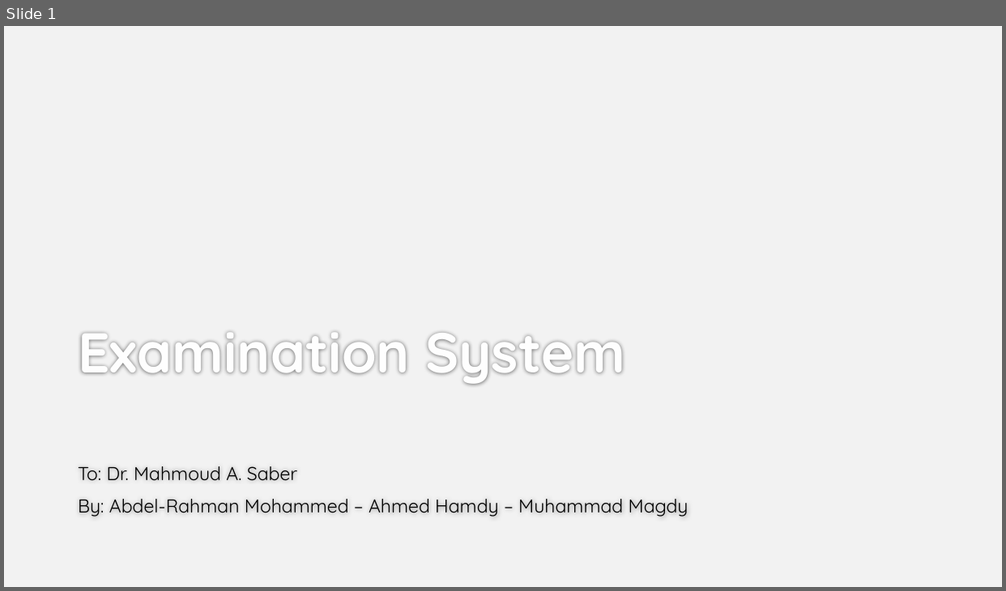
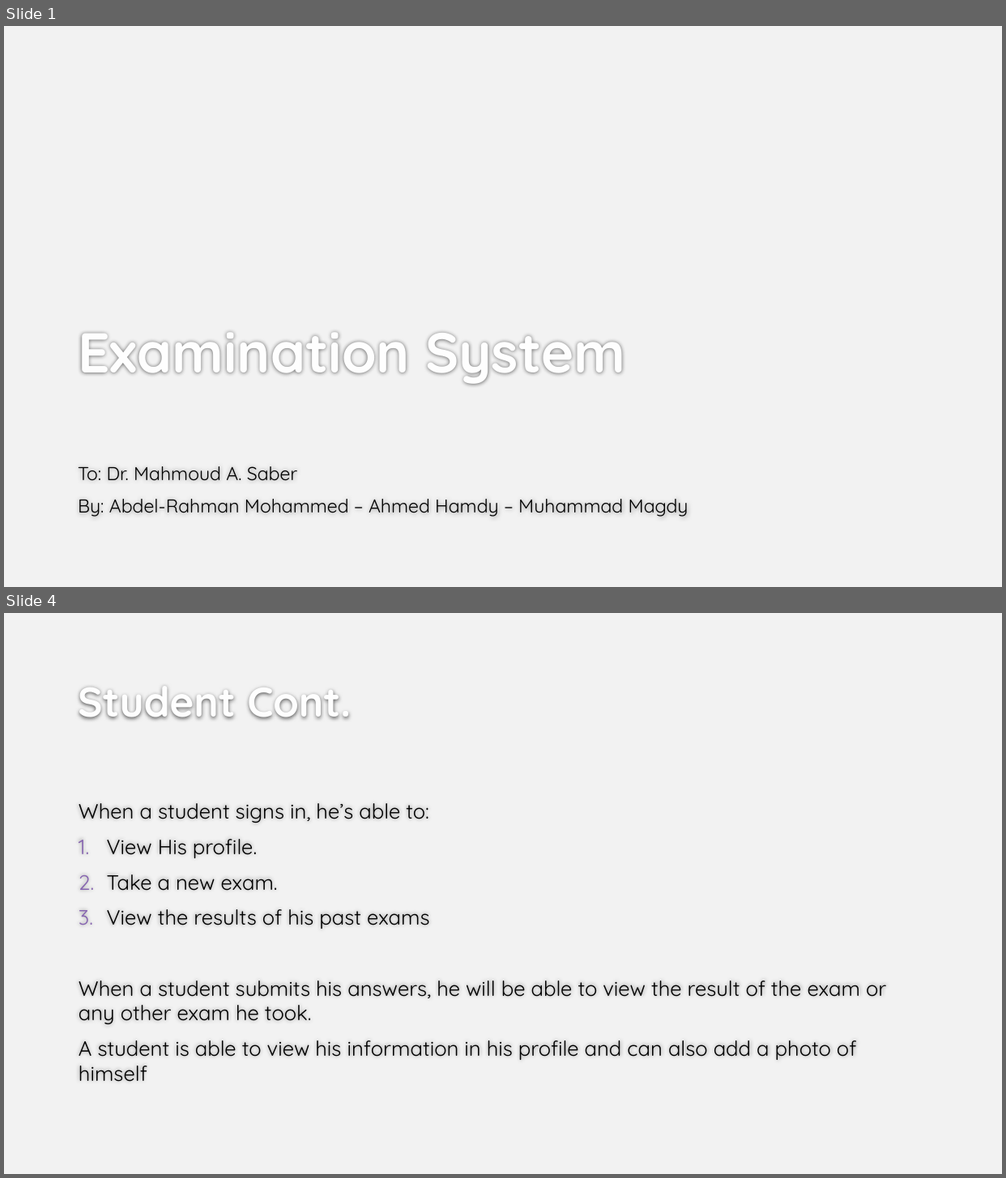
Before and after one commit to Gazouly/Examination.System, a slide deck: Examination System.pptx. Shown one above the other, each under a label of ours: slide 1 before the commit, slides 1 and 4 after it; the slides between them are not shown. The pictures are 1006x591 and 1006x1178 pixels, drawn with LibreOffice and Linux fonts; fonts in the diff are those of the drawing; background and template pictures are left out. Boxes give left, top, right and bottom in pixels: in the first picture for what was removed or moved away, otherwise in the second. Text is boxed around its words. In the diff, an @@ line names an element or a change of style, - is before the commit and + after.

```diff
--- a/Examination System.pptx
+++ b/Examination System.pptx
@@ slide 4 added at <box>4,613,1002,1174</box>, background #F2F2F2 @@
@@ title added at <box>78,689,351,720</box>, 40 pt, text #FEFEFE, bold @@
+Student Cont.
@@ text added at <box>79,803,886,1082</box>, 20 pt, text #000000 @@
+When a student signs in, he’s able to:
+1. View His profile.
+2. Take a new exam.
+3. View the results of his past exams
+When a student submits his answers, he will be able to view the result of the exam or any other exam he took.
+A student is able to view his information in his profile and can also add a photo of himself
```
Also in this commit, not shown: 6 slides changed, 5 other slides added, 1 slide removed.
